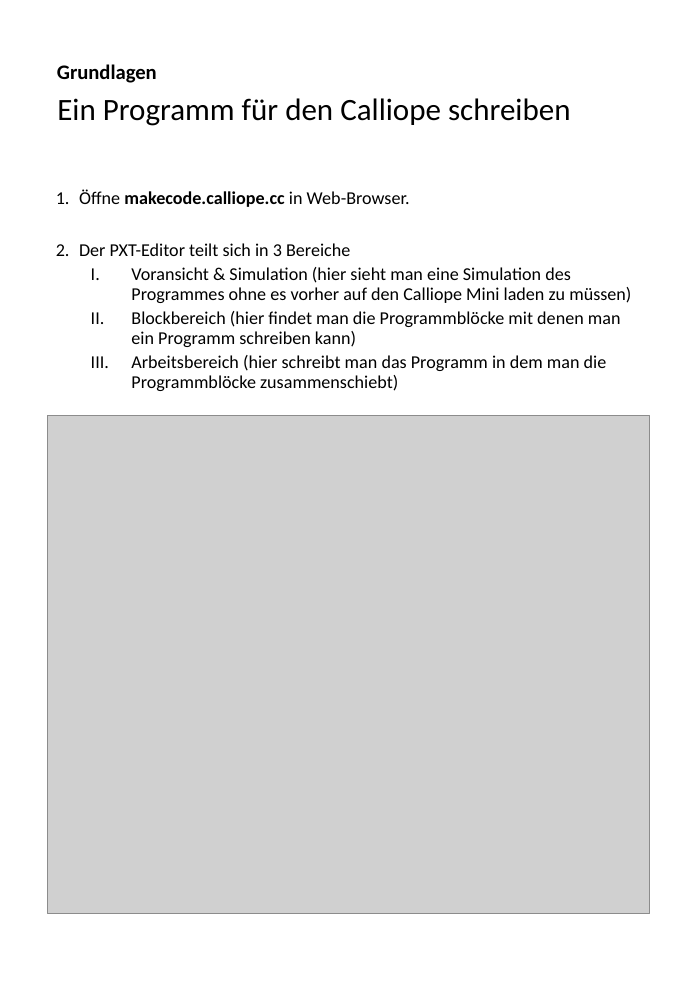
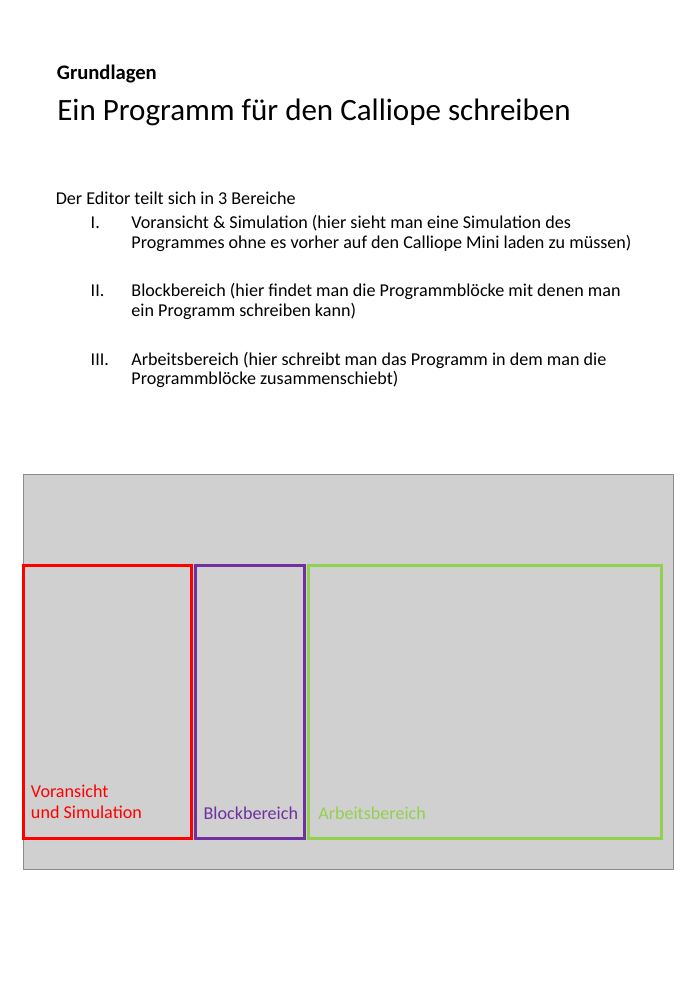
Before and after one commit to macim0/KISS_MINT, a slide deck: slide 7 of Einfuerung/Einfuerung-Spiele.pptx (slide 6 before the commit). Drawn at 698x1008 pixels with LibreOffice and Linux fonts; fonts in the diff are those of the drawing; grey boxes stand for pictures; background and template pictures are left out. Boxes give left, top, right and bottom in pixels: in the first picture for what was removed or moved away, otherwise in the second. Text is boxed around its words. In the diff, an @@ line names an element or a change of style, - is before the commit and + after.

```diff
--- a/Einfuerung/Einfuerung-Spiele.pptx
+++ b/Einfuerung/Einfuerung-Spiele.pptx
@@ text at [56, 191, 295, 204]: text changed @@
-1. Öffne makecode.calliope.cc in Web-Browser.
-2. Der PXT-Editor teilt sich in 3 Bereiche
+Der Editor teilt sich in 3 Bereiche
@@ picture: place and size @@
-picture at [47, 416, 650, 915]
+picture at [23, 475, 673, 870]
@@ group added at [23, 566, 663, 839]: 3 rectangles, 3 texts @@
+Voransicht
+und Simulation
+Blockbereich
+Arbeitsbereich
```
Also in this commit, not shown: 5 other slides changed, 2 slides added, 1 other file.
